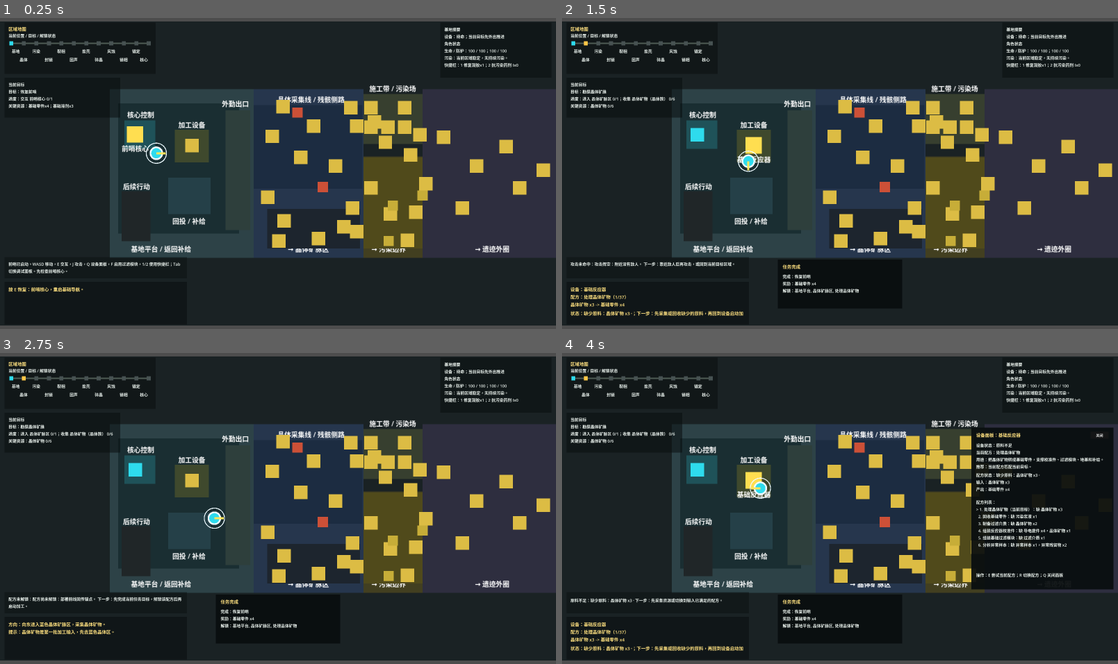
Above: before the commit, frames 1-4 (two rows, left to right).
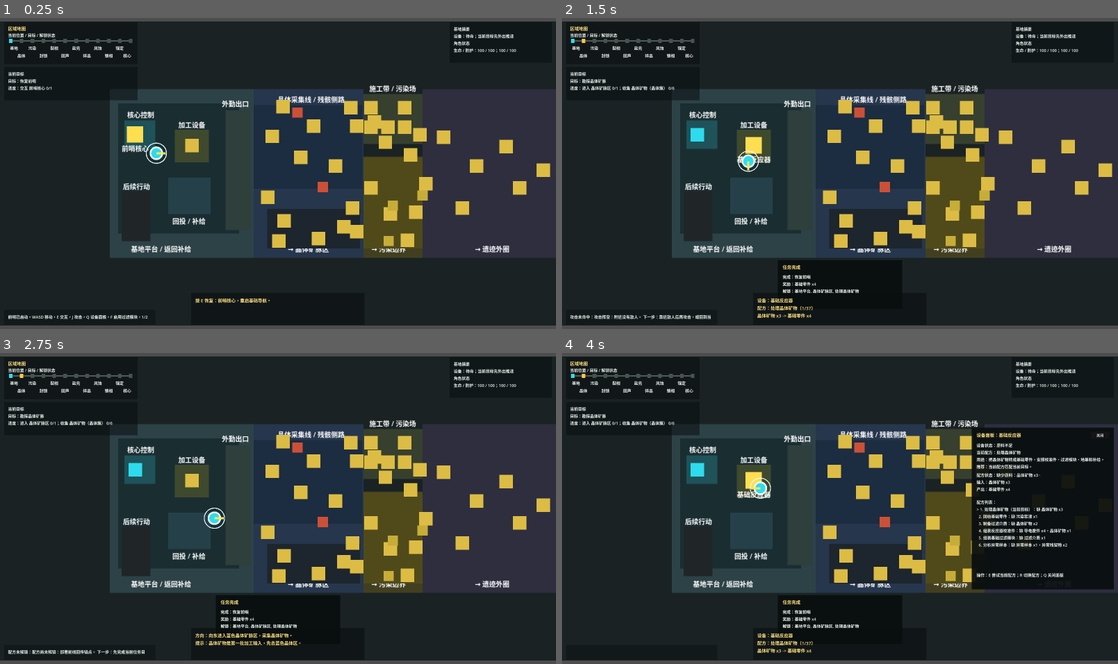
Above: after the commit, the same moments.

Repository: laugh0608/RadishCatalyst
Game: Godot game, scene res://scenes/boot/Boot.tscn
Same seed, same stepped clock (60 frames per second), same inputs: the game is played once before the commit and once after it.
Inputs (mouse positions are in pixels of both pictures, inside the frame that each line leads up to):
- Up to frame 1 (0.25 s): no input
- Up to frame 2 (1.5 s): tap Enter at 0.5 s; move the mouse to (962, 157) at 0.52 s; hold D (move_right) 0.53-1.28 s; tap E (interact) at 0.6 s; click (962, 157) at 0.67 s; move the mouse to (728, 189) at 1.27 s; hold S (move_down) from 1.28 s (still down); tap J (attack) at 1.35 s
- Up to frame 3 (2.75 s): tap E (interact) at 1.55, 2.3 s; move the mouse to (333, 440) at 2.02 s; release S (move_down) at 2.03 s; hold D (move_right) from 2.03 s (still down); hold R (cycle_recipe) from 2.03 s (still down)
- Up to frame 4 (4 s): move the mouse to (812, 570) at 2.77 s; release D (move_right) at 2.78 s; release R (cycle_recipe) at 2.78 s; hold W (move_up) 2.78-3.53 s; tap E (interact) at 2.85, 3.8 s; click (812, 570) at 2.92 s; move the mouse to (1006, 555) at 3.52 s; hold A (move_left) from 3.53 s (still down); tap Q (toggle_device_panel) at 3.6 s

The runs differ from the first frame. In frame 1, 2.9% of the frame differs, in the area x 1-94%, y 2-98%; in frame 2, 3.7%; in frame 3, 3.7%; in frame 4, 5.0%, in the area x 1-98%, y 2-97%.

Commit message:
feat: 完成 HUD 重排第一包

Diff:
--- a/client/scenes/ui/PrototypeHud.tscn
+++ b/client/scenes/ui/PrototypeHud.tscn
@@ -311,10 +311,10 @@
 [node name="StatusPanel" type="ColorRect" parent="."]
 anchor_left = 0.0
 anchor_right = 0.0
-offset_left = 20.0
-offset_top = 244.0
-offset_right = 540.0
-offset_bottom = 424.0
+offset_left = 18.0
+offset_top = 220.0
+offset_right = 638.0
+offset_bottom = 370.0
 color = Color(0.0352941, 0.054902, 0.0588235, 0.56)
 clip_contents = true
 
@@ -328,10 +328,10 @@
 autowrap_mode = 3
 
 [node name="VitalsPanel" type="ColorRect" parent="."]
-offset_left = 1980.0
-offset_top = 20.0
-offset_right = 2480.0
-offset_bottom = 268.0
+offset_left = 2022.0
+offset_top = 18.0
+offset_right = 2482.0
+offset_bottom = 202.0
 color = Color(0.0352941, 0.054902, 0.0588235, 0.56)
 clip_contents = true
 
@@ -345,10 +345,10 @@
 autowrap_mode = 3
 
 [node name="MapPanel" type="ColorRect" parent="."]
-offset_left = 20.0
-offset_top = 20.0
-offset_right = 450.0
-offset_bottom = 228.0
+offset_left = 18.0
+offset_top = 18.0
+offset_right = 638.0
+offset_bottom = 208.0
 color = Color(0.0352941, 0.054902, 0.0588235, 0.54)
 clip_contents = true
 
@@ -583,18 +583,18 @@
 [node name="PromptPanel" type="ColorRect" parent="."]
 anchor_left = 0.0
 anchor_right = 0.0
-offset_left = 20.0
-offset_top = 1188.0
-offset_right = 840.0
-offset_bottom = 1380.0
+offset_left = 860.0
+offset_top = 1238.0
+offset_right = 1640.0
+offset_bottom = 1382.0
 color = Color(0.0352941, 0.054902, 0.0588235, 0.58)
 clip_contents = true
 
 [node name="PromptLabel" type="Label" parent="PromptPanel"]
 offset_left = 18.0
 offset_top = 18.0
-offset_right = 802.0
-offset_bottom = 174.0
+offset_right = 762.0
+offset_bottom = 126.0
 text = ""
 label_settings = SubResource("LabelSettings_prompt")
 autowrap_mode = 3
@@ -655,18 +655,18 @@
 visible = false
 anchor_left = 0.0
 anchor_right = 0.0
-offset_left = 20.0
-offset_top = 1076.0
-offset_right = 840.0
-offset_bottom = 1172.0
+offset_left = 18.0
+offset_top = 1314.0
+offset_right = 698.0
+offset_bottom = 1382.0
 color = Color(0.0352941, 0.054902, 0.0588235, 0.46)
 clip_contents = true
 
 [node name="LogLabel" type="Label" parent="LogPanel"]
 offset_left = 18.0
 offset_top = 18.0
-offset_right = 802.0
-offset_bottom = 78.0
+offset_right = 662.0
+offset_bottom = 50.0
 text = ""
 label_settings = SubResource("LabelSettings_status")
 autowrap_mode = 3
--- a/client/scripts/checks/first_hour_readability_check.gd
+++ b/client/scripts/checks/first_hour_readability_check.gd
@@ -16,6 +16,7 @@
 	_check_interactable_focus_labels()
 	_check_enemy_focus_labels()
 	_check_hud_map_runtime_labels()
+	_check_hud_runtime_layout_first_pass()
 	_check_core_loop_layout()
 	_check_treatment_entry_gather_feedback()
 	_check_pollution_pressure_consumption()
@@ -169,6 +170,24 @@
 	hud.free()
 
 
+func _check_hud_runtime_layout_first_pass() -> void:
+	var hud := PrototypeHudScene.instantiate() as PrototypeHud
+	host.root.add_child(hud)
+	hud._ensure_runtime_nodes()
+	hud._layout_runtime_panels(true)
+	var viewport_size := hud._get_runtime_viewport_size()
+	host._expect_equal(hud.map_panel.size.y <= 190.0, true, "HUD first pass keeps minimap compact")
+	host._expect_equal(hud.status_panel.position.y > hud.map_panel.position.y + hud.map_panel.size.y, true, "HUD first pass stacks objective below minimap")
+	host._expect_equal(hud.status_panel.position.x <= 20.0, true, "HUD first pass keeps objective on the left edge")
+	host._expect_equal(hud.vitals_panel.position.x + hud.vitals_panel.size.x >= viewport_size.x - 20.0, true, "HUD first pass keeps vitals on the right edge")
+	host._expect_equal(hud.vitals_panel.size.y <= 184.0, true, "HUD first pass keeps vitals summary compact")
+	host._expect_equal(absf(hud.prompt_panel.position.x + hud.prompt_panel.size.x * 0.5 - viewport_size.x * 0.5) <= 1.0, true, "HUD first pass centers interaction prompt")
+	host._expect_equal(hud.prompt_panel.size.y <= 144.0, true, "HUD first pass lowers prompt height")
+	host._expect_equal(hud.log_panel.size.y <= 68.0, true, "HUD first pass lowers log height")
+	host._expect_equal(hud.log_panel.position.x + hud.log_panel.size.x < hud.prompt_panel.position.x, true, "HUD first pass keeps log separate from prompt")
+	hud.free()
+
+
 func _check_core_loop_layout() -> void:
 	var map := VerticalSliceMapScene.instantiate() as VerticalSliceMap
 	host.root.add_child(map)
--- a/client/scripts/ui/prototype_hud.gd
+++ b/client/scripts/ui/prototype_hud.gd
@@ -719,25 +719,25 @@
 
 func _layout_runtime_panels(force: bool = false) -> void:
 	_ensure_runtime_nodes()
-	var viewport_size := get_viewport().get_visible_rect().size
+	var viewport_size := _get_runtime_viewport_size()
 	if viewport_size.x <= 0.0 or viewport_size.y <= 0.0:
 		return
 	if not force and viewport_size == last_viewport_size:
 		return
 
 	last_viewport_size = viewport_size
-	var margin := 20.0
-	var gap := 16.0
-	var map_width := clampf(viewport_size.x * 0.44, 560.0, 680.0)
-	var map_height := 232.0
-	var objective_width := clampf(viewport_size.x * 0.28, 400.0, 520.0)
-	var objective_height := 180.0
-	var vitals_width := clampf(viewport_size.x * 0.28, 420.0, 500.0)
-	var vitals_height := 248.0
-	var prompt_width := clampf(viewport_size.x * 0.40, 680.0, 820.0)
-	var prompt_height := 192.0
-	var log_width := prompt_width
-	var log_height := 96.0
+	var margin := 18.0
+	var gap := 12.0
+	var map_width := clampf(viewport_size.x * 0.24, 500.0, 620.0)
+	var map_height := 190.0
+	var objective_width := map_width
+	var objective_height := 150.0
+	var vitals_width := clampf(viewport_size.x * 0.20, 380.0, 460.0)
+	var vitals_height := 184.0
+	var prompt_width := clampf(viewport_size.x * 0.32, 620.0, 780.0)
+	var prompt_height := 144.0
+	var log_width := clampf(viewport_size.x * 0.28, 520.0, 680.0)
+	var log_height := 68.0
 	var device_width := clampf(viewport_size.x * 0.34, 520.0, 640.0)
 	var device_height := clampf(viewport_size.y * 0.52, 620.0, 760.0)
 	var feedback_width := clampf(viewport_size.x * 0.24, 460.0, 560.0)
@@ -763,9 +763,10 @@
 			vitals_panel.visible = true
 		_set_control_rect(vitals_panel, Vector2(vitals_x, margin), Vector2(vitals_width, vitals_height))
 
+	var prompt_x := (viewport_size.x - prompt_width) * 0.5
 	var prompt_y := viewport_size.y - margin - prompt_height
-	var log_y := prompt_y - gap - log_height
-	_set_control_rect(prompt_panel, Vector2(margin, prompt_y), Vector2(prompt_width, prompt_height))
+	var log_y := viewport_size.y - margin - log_height
+	_set_control_rect(prompt_panel, Vector2(prompt_x, prompt_y), Vector2(prompt_width, prompt_height))
 	_set_control_rect(log_panel, Vector2(margin, log_y), Vector2(log_width, log_height))
 
 	var device_y := (viewport_size.y - device_height) * 0.5
@@ -807,6 +808,16 @@
 	_layout_device_panel_labels()
 
 
+func _get_runtime_viewport_size() -> Vector2:
+	var viewport := get_viewport()
+	if viewport != null:
+		return viewport.get_visible_rect().size
+	return Vector2(
+		float(ProjectSettings.get_setting("display/window/size/viewport_width", 2500)),
+		float(ProjectSettings.get_setting("display/window/size/viewport_height", 1400))
+	)
+
+
 func _set_control_rect(control: Control, position: Vector2, size: Vector2) -> void:
 	if control == null:
 		return
@@ -828,11 +839,11 @@
 	if marker_count <= 0:
 		return
 
-	var marker_top := 84.0
-	var marker_size := Vector2(18.0, 20.0)
-	var primary_label_top := 116.0
-	var secondary_label_top := 154.0
-	var label_height := 42.0
+	var marker_top := 76.0
+	var marker_size := Vector2(16.0, 18.0)
+	var primary_label_top := 104.0
+	var secondary_label_top := 138.0
+	var label_height := 32.0
 	var left_margin := 22.0
 	var right_margin := 22.0
 	var usable_width := maxf(0.0, map_panel.size.x - left_margin - right_margin - marker_size.x)
Not shown, changed: docs/devlogs/2026-W23.md
Not shown, changed: docs/planning/current.md
Not shown, changed: docs/planning/daily-start.md
